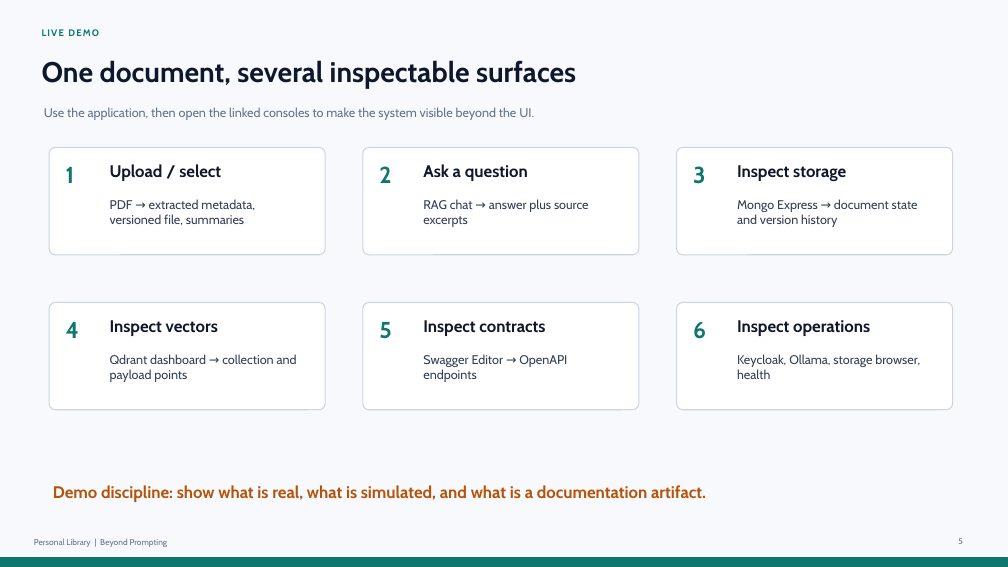
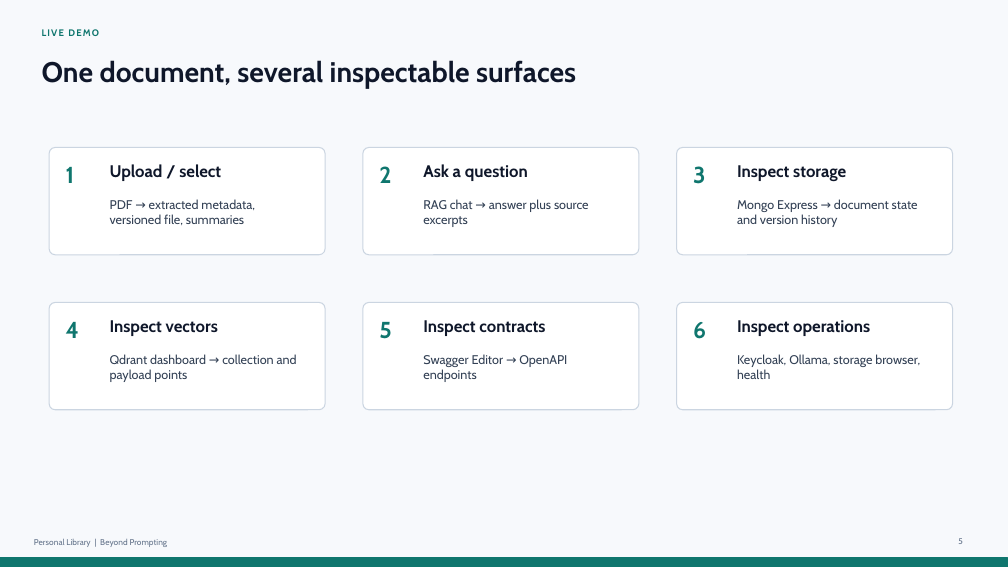
Before and after one commit to epascalau/personal-library, a slide deck: slide 5 of docs/presentations/beyond-prompting-local-rag.pptx. Drawn at 1008x567 pixels with LibreOffice and Linux fonts; fonts in the diff are those of the drawing. Boxes give left, top, right and bottom in pixels: in the first picture for what was removed or moved away, otherwise in the second. Text is boxed around its words. In the diff, an @@ line names an element or a change of style, - is before the commit and + after.

```diff
--- a/docs/presentations/beyond-prompting-local-rag.pptx
+++ b/docs/presentations/beyond-prompting-local-rag.pptx
@@ text removed at bbox=[44, 107, 534, 120] @@
-Use the application, then open the linked consoles to make the system visible beyond the UI.
@@ text removed at bbox=[53, 485, 706, 502] @@
-Demo discipline: show what is real, what is simulated, and what is a documentation artifact.
```
Also in this commit, not shown: 15 other slides changed, 3 slides added, 11 slides removed, 4 other files.
